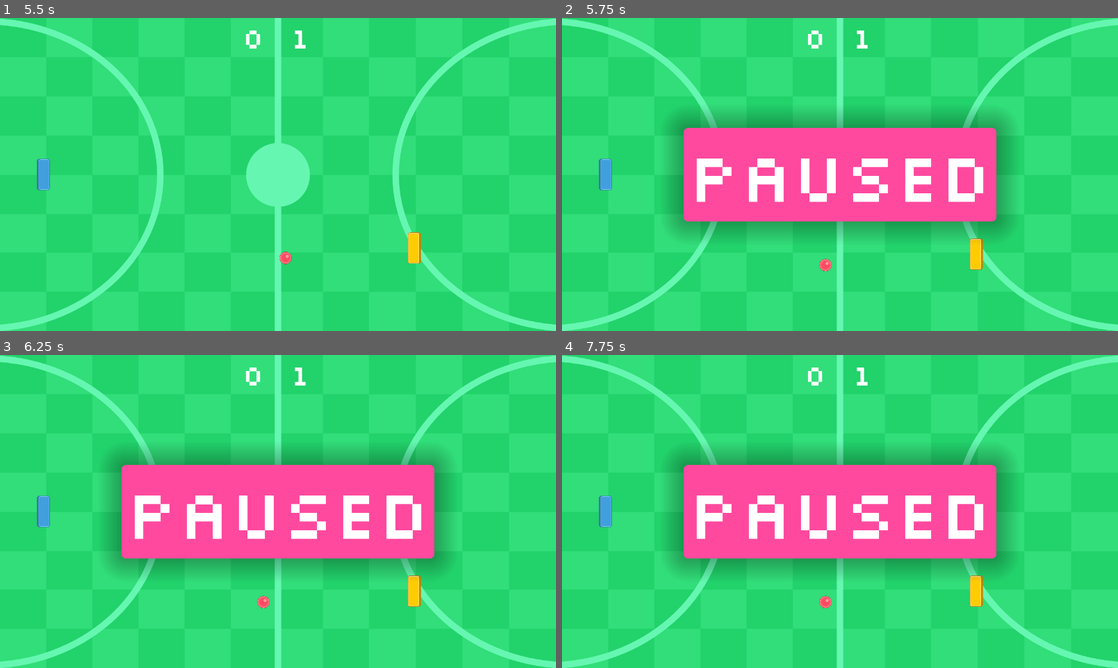
Above: before the commit, frames 1-4 (two rows, left to right).
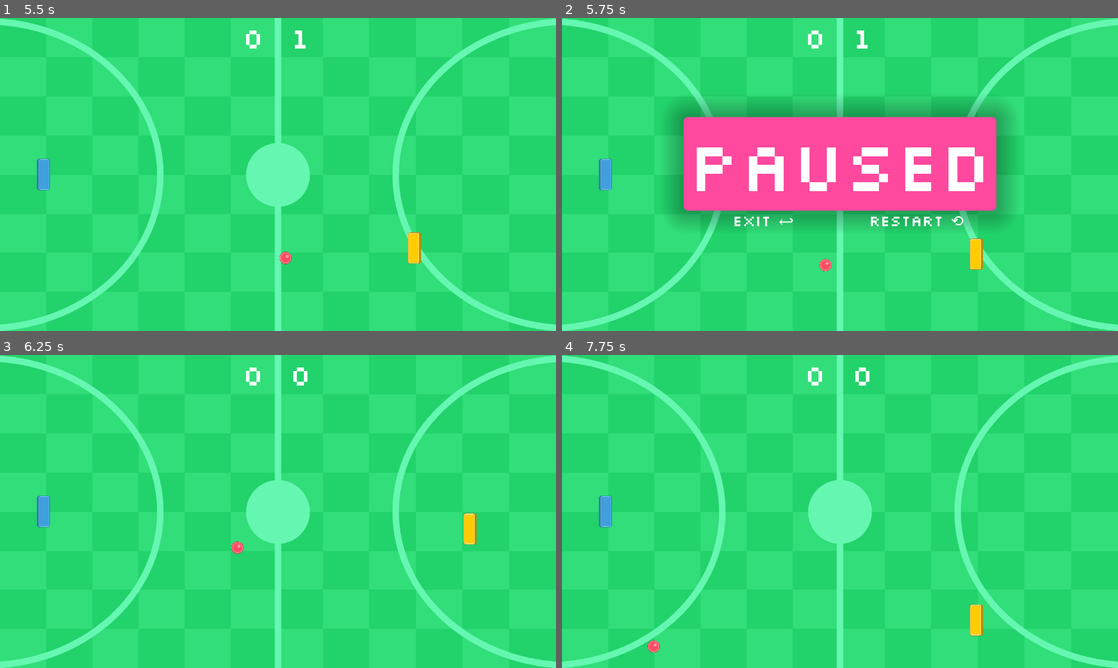
Above: after the commit, the same moments.

Repository: sheikhartin/cute-pong
Game: Godot game, scene res://scenes/start_menu.tscn
The game is run twice, just before and just after one commit, with the same random seed, the same clock (stepped at 60 frames per second) and the same inputs.
Inputs (mouse positions are in pixels of both pictures, inside the frame that each line leads up to):
- Up to frame 1 (5.5 s): click "Play" at 0.5 s; click "Go >" at 1.25 s
- Up to frame 2 (5.75 s): tap Escape (toggle_pause) at 5.65 s
- Up to frame 3 (6.25 s): click (355, 558) at 5.75 s, where only the run after the commit has a clickable "Restart ⟲"
- Up to frame 4 (7.75 s): no input

Frame 1 is identical in both runs. In frame 2, 12% of the frame differs, in the area x 20-80%, y 26-70%; in frame 3, 24%; in frame 4, 24%, in the area x 15-81%, y 4-96%.

Commit message:
Adding exit and restart buttons

Diff:
--- a/scenes/game_pause_controller.tscn
+++ b/scenes/game_pause_controller.tscn
@@ -15,18 +15,27 @@
 shadow_color = Color(0, 0, 0, 0.27451)
 shadow_size = 55
 
+[sub_resource type="StyleBoxEmpty" id="StyleBoxEmpty_nfg8s"]
+
+[sub_resource type="StyleBoxEmpty" id="StyleBoxEmpty_hd6sy"]
+
+[sub_resource type="StyleBoxEmpty" id="StyleBoxEmpty_ed1eg"]
+
+[sub_resource type="StyleBoxEmpty" id="StyleBoxEmpty_jclss"]
+
+[sub_resource type="StyleBoxEmpty" id="StyleBoxEmpty_0ngo0"]
+
+[sub_resource type="StyleBoxEmpty" id="StyleBoxEmpty_r5y43"]
+
 [node name="GamePauseController" type="Node2D"]
 process_mode = 3
 position = Vector2(640, 360)
 script = ExtResource("1_wq2gd")
 
 [node name="PauseMenuLayout" type="VBoxContainer" parent="."]
-anchors_preset = 14
-anchor_top = 0.5
+anchors_preset = 15
 anchor_right = 1.0
-anchor_bottom = 0.5
-offset_top = -11.5
-offset_bottom = 11.5
+anchor_bottom = 1.0
 grow_horizontal = 2
 grow_vertical = 2
 size_flags_horizontal = 4
@@ -39,3 +48,31 @@
 text = "Paused"
 horizontal_alignment = 1
 vertical_alignment = 1
+
+[node name="ControlButtonsLayout" type="HBoxContainer" parent="PauseMenuLayout"]
+layout_mode = 2
+size_flags_vertical = 6
+alignment = 1
+
+[node name="ExitButton" type="Button" parent="PauseMenuLayout/ControlButtonsLayout"]
+layout_mode = 2
+size_flags_horizontal = 3
+size_flags_vertical = 4
+theme_override_font_sizes/font_size = 35
+theme_override_styles/hover = SubResource("StyleBoxEmpty_nfg8s")
+theme_override_styles/pressed = SubResource("StyleBoxEmpty_hd6sy")
+theme_override_styles/normal = SubResource("StyleBoxEmpty_ed1eg")
+text = "Exit ↩"
+
+[node name="RestartButton" type="Button" parent="PauseMenuLayout/ControlButtonsLayout"]
+layout_mode = 2
+size_flags_horizontal = 3
+size_flags_vertical = 6
+theme_override_font_sizes/font_size = 35
+theme_override_styles/hover = SubResource("StyleBoxEmpty_jclss")
+theme_override_styles/pressed = SubResource("StyleBoxEmpty_0ngo0")
+theme_override_styles/normal = SubResource("StyleBoxEmpty_r5y43")
+text = "Restart ⟲"
+
+[connection signal="pressed" from="PauseMenuLayout/ControlButtonsLayout/ExitButton" to="." method="_on_exit_button_pressed"]
+[connection signal="pressed" from="PauseMenuLayout/ControlButtonsLayout/RestartButton" to="." method="_on_restart_button_pressed"]
--- a/scripts/game_pause_controller.gd
+++ b/scripts/game_pause_controller.gd
@@ -22,3 +22,13 @@
 	game_ended = ended
 	if game_ended:
 		pause_menu_layout.visible = false
+
+
+func _on_exit_button_pressed() -> void:
+	get_tree().paused = false
+	get_tree().change_scene_to_file("res://scenes/start_menu.tscn")
+
+
+func _on_restart_button_pressed() -> void:
+	get_tree().paused = false
+	get_tree().change_scene_to_file("res://scenes/game_field.tscn")
Not shown: 1 places in scenes/game_pause_controller.tscn that only renumber resources
